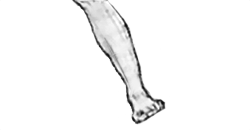
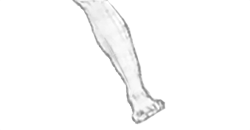
Layered file, before and after one edit (250 x 130). Changes by layer:
"Calque 6": opacity 100% → 50% over [71, 0, 166, 125]
